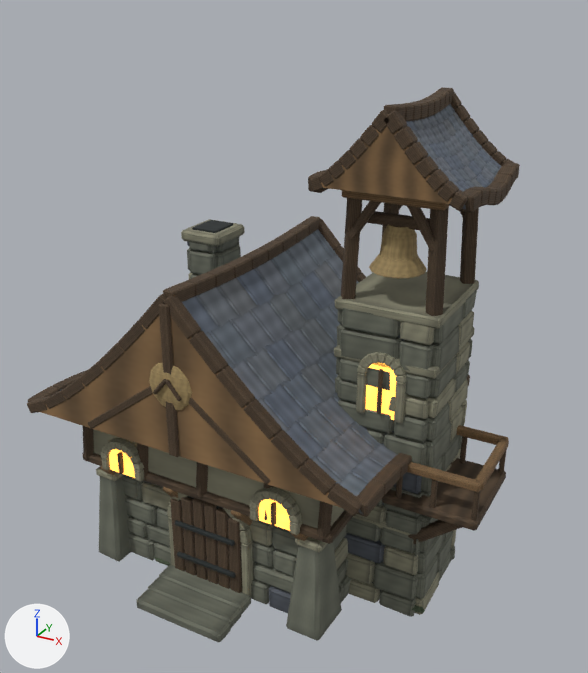
A saved change to the glTF model Unity/Assets/Art_Reboot/Phase1/Source~/HeroReview/Reboot_Hero.glb.
One viewpoint serves both versions: a 50 mm camera at (6.68, -11.88, 10.48) aimed at (0.31, -0.3, 4.69). Every picture has the same lights, and +X, +Y and +Z are marked at lower left. The first picture is the older version. Vertices at exactly the same position are counted once.

Script lines for the objects in view, before the commit:
```python
me_recessed_dark_mortar_core = bpy.data.meshes.new('Recessed dark mortar core')
me_recessed_dark_mortar_core.from_pydata(...)  # 16997 vertices, 32782 faces; spans x -4.07..4.08, y -3.06..2.43, z -0.06..8.87
# faces by material slot: [32743, 39]
me_recessed_dark_mortar_core.materials.append(mat_reboot_atlas)
me_recessed_dark_mortar_core.materials.append(mat_reboot_light)
ob_hero_casa_campana = bpy.data.objects.new('Hero_Casa_Campana', me_recessed_dark_mortar_core)
ob_hero_casa_campana.location = (0.0, 0.0, 0.0)
```
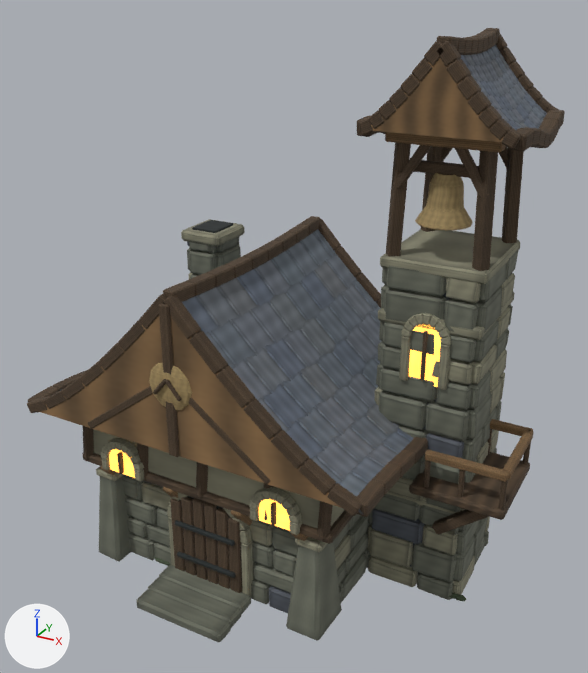
Patch to the scene script:
```diff
--- a/Unity/Assets/Art_Reboot/Phase1/Source~/HeroReview/Reboot_Hero.glb.py
+++ b/Unity/Assets/Art_Reboot/Phase1/Source~/HeroReview/Reboot_Hero.glb.py
@@ me_recessed_dark_mortar_core @@
-me_recessed_dark_mortar_core.from_pydata(...)  # 16997 vertices, 32782 faces; spans x -4.07..4.08, y -3.06..2.43, z -0.06..8.87
+me_recessed_dark_mortar_core.from_pydata(...)  # 16997 vertices, 32786 faces; spans x -4.07..4.38, y -3.06..2.43, z -0.06..9.75
+# me_recessed_dark_mortar_core part 1: the loose piece of 24 vertices spanning x 1.47..3.06, y -0.8..1.02, z -0.01..5.73 is scaled about its middle by (1, 1, 1.1), then moved by (0.45, 0.73, 0.29)
+# me_recessed_dark_mortar_core part 2: the loose piece of 24 vertices spanning x 1.41..2.38, y -0.94..-0.71, z 0.0..0.36 is scaled about its middle by (1, 1, 1.1), then moved by (0.45, 0.73, 0.02)
+# me_recessed_dark_mortar_core part 3: the loose piece of 24 vertices spanning x 2.39..3.08, y -0.94..-0.72, z 0.0..0.36 is scaled about its middle by (1, 1, 1.1), then moved by (0.45, 0.73, 0.02)
+# me_recessed_dark_mortar_core part 4: the loose piece of 24 vertices spanning x 2.98..3.21, y -0.82..0.15, z 0.01..0.35 is scaled about its middle by (1, 1, 1.1), then moved by (0.45, 0.73, 0.02)
+# me_recessed_dark_mortar_core part 5: the loose piece of 24 vertices spanning x 2.97..3.19, y 0.17..0.86, z 0.01..0.35 is scaled about its middle by (1, 1, 1.1), then moved by (0.45, 0.73, 0.02)
+# me_recessed_dark_mortar_core part 6: the loose piece of 24 vertices spanning x 2.97..3.21, y 0.88..1.07, z 0.0..0.36 is scaled about its middle by (1, 1, 1.1), then moved by (0.45, 0.73, 0.02)
+# me_recessed_dark_mortar_core part 7: the loose piece of 24 vertices spanning x 1.41..2.26, y -0.94..-0.71, z 0.36..0.9 is scaled about its middle by (1, 1, 1.1), then moved by (0.45, 0.73, 0.06)
+# me_recessed_dark_mortar_core part 8: the loose piece of 24 vertices spanning x 2.26..3.08, y -0.94..-0.71, z 0.37..0.9 is scaled about its middle by (1, 1, 1.1), then moved by (0.45, 0.73, 0.06)
+# me_recessed_dark_mortar_core part 9: the loose piece of 24 vertices spanning x 2.97..3.2, y -0.82..-0.05, z 0.36..0.9 is scaled about its middle by (1, 1, 1.1), then moved by (0.45, 0.73, 0.06)
+# me_recessed_dark_mortar_core part 10: the loose piece of 24 vertices spanning x 2.97..3.2, y -0.03..0.78, z 0.36..0.9 is scaled about its middle by (1, 1, 1.1), then moved by (0.45, 0.73, 0.06)
+# me_recessed_dark_mortar_core part 11: the loose piece of 24 vertices spanning x 2.97..3.2, y 0.79..1.06, z 0.37..0.9 is scaled about its middle by (1, 1, 1.1), then moved by (0.45, 0.73, 0.06)
+# me_recessed_dark_mortar_core part 12: the loose piece of 24 vertices spanning x 1.31..1.52, y -0.82..0.22, z 0.36..0.9 is scaled about its middle by (1, 1, 1.1), then moved by (0.45, 0.73, 0.06)
+# me_recessed_dark_mortar_core part 13: the loose piece of 24 vertices spanning x 1.42..2.43, y -0.92..-0.7, z 0.91..1.34 is scaled about its middle by (1, 1, 1.1), then moved by (0.45, 0.73, 0.11)
+# me_recessed_dark_mortar_core part 14: the loose piece of 24 vertices spanning x 2.43..3.07, y -0.93..-0.72, z 0.91..1.34 is scaled about its middle by (1, 1, 1.1), then moved by (0.45, 0.73, 0.11)
+# me_recessed_dark_mortar_core part 15: the loose piece of 24 vertices spanning x 2.97..3.2, y -0.81..0.18, z 0.91..1.35 is scaled about its middle by (1, 1, 1.1), then moved by (0.45, 0.73, 0.11)
+# me_recessed_dark_mortar_core part 16: the loose piece of 24 vertices spanning x 2.96..3.2, y 0.19..0.74, z 0.91..1.34 is scaled about its middle by (1, 1, 1.1), then moved by (0.45, 0.73, 0.11)
+# me_recessed_dark_mortar_core part 17: 7469 of 16997 vertices moved; they spanned x 0.96..4.08, y -1.16..1.4, z 0.15..8.87 and now span x 1.41..4.38, y -0.61..2.13, z 0.07..9.75; mean shift (0.44, 0.72, 0.59); largest move (0.97, 1.26, 7.75) -> (2.73, -0.32, 9.56)
+# other edits to the shape of me_recessed_dark_mortar_core do not show in these pictures
 me_recessed_dark_mortar_core.materials.append(mat_reboot_atlas)
```

Pixel boxes (x1, y1, x2, y2) of what changed, in the pictures (588 x 673 px; the box of a moved part takes in the faces that stretch with it):
'Hero_Casa_Campana', reshaped (9% wider, 11% taller)
    before: (27, 87, 520, 642)
    after: (27, 28, 565, 642)
part 1 of me_recessed_dark_mortar_core, moved or reshaped (mostly hidden)
    before: (372, 335, 421, 591)
    after: (410, 293, 472, 578)
part 2 of me_recessed_dark_mortar_core, moved or reshaped
    before: (349, 579, 380, 603)
    after: (368, 556, 418, 587)
part 3 of me_recessed_dark_mortar_core, moved or reshaped
    before: (379, 590, 416, 617)
    after: (417, 573, 454, 600)
part 4 of me_recessed_dark_mortar_core, moved or reshaped
    before: (415, 572, 440, 615)
    after: (452, 556, 475, 595)
part 5 of me_recessed_dark_mortar_core, moved or reshaped
    before: (439, 551, 451, 581)
    after: (474, 537, 485, 566)
part 6 of me_recessed_dark_mortar_core, moved or reshaped
    before: (450, 546, 455, 560)
    after: (484, 531, 489, 547)
part 7 of me_recessed_dark_mortar_core, moved or reshaped
    before: (345, 553, 375, 584)
    after: (369, 529, 413, 567)
part 8 of me_recessed_dark_mortar_core, moved or reshaped
    before: (373, 562, 418, 600)
    after: (411, 542, 457, 582)
part 9 of me_recessed_dark_mortar_core, moved or reshaped
    before: (416, 554, 438, 599)
    after: (453, 536, 475, 581)
part 10 of me_recessed_dark_mortar_core, moved or reshaped
    before: (437, 531, 453, 572)
    after: (473, 517, 488, 556)
part 11 of me_recessed_dark_mortar_core, moved or reshaped (mostly hidden)
    before: (451, 530, 456, 547)
    after: (485, 517, 490, 532)
part 12 of me_recessed_dark_mortar_core, moved or reshaped (not visible before)
    after: (367, 525, 373, 551)
part 13 of me_recessed_dark_mortar_core, moved or reshaped
    before: (344, 533, 385, 563)
    after: (371, 508, 424, 544)
part 14 of me_recessed_dark_mortar_core, moved or reshaped
    before: (383, 545, 418, 575)
    after: (422, 524, 458, 555)
part 15 of me_recessed_dark_mortar_core, moved or reshaped
    before: (418, 534, 444, 574)
    after: (456, 520, 480, 554)
part 16 of me_recessed_dark_mortar_core, moved or reshaped (not visible afterwards)
    before: (443, 532, 450, 541)
part 17 of me_recessed_dark_mortar_core, moved or reshaped
    before: (308, 87, 520, 613)
    after: (357, 28, 565, 601)
